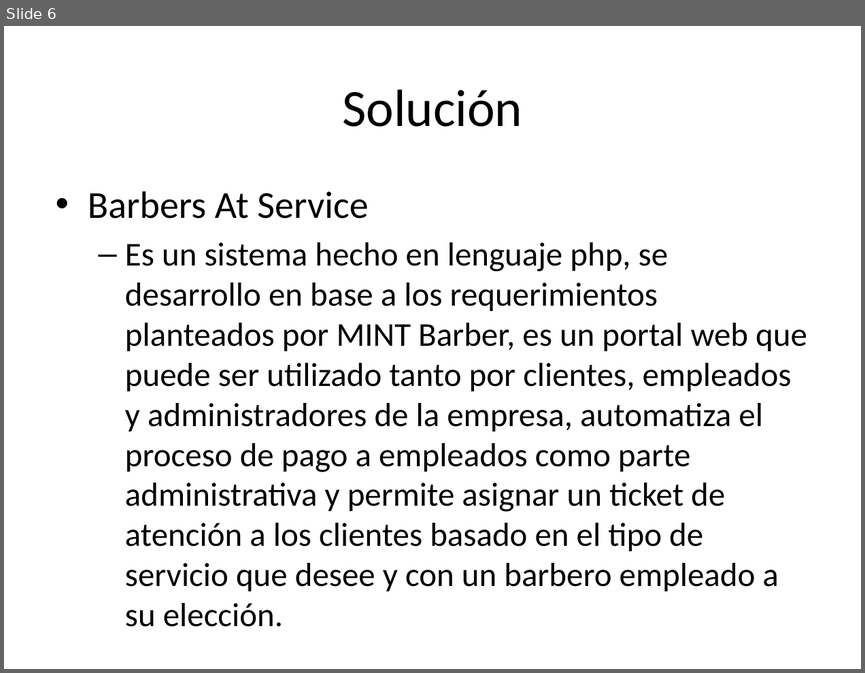
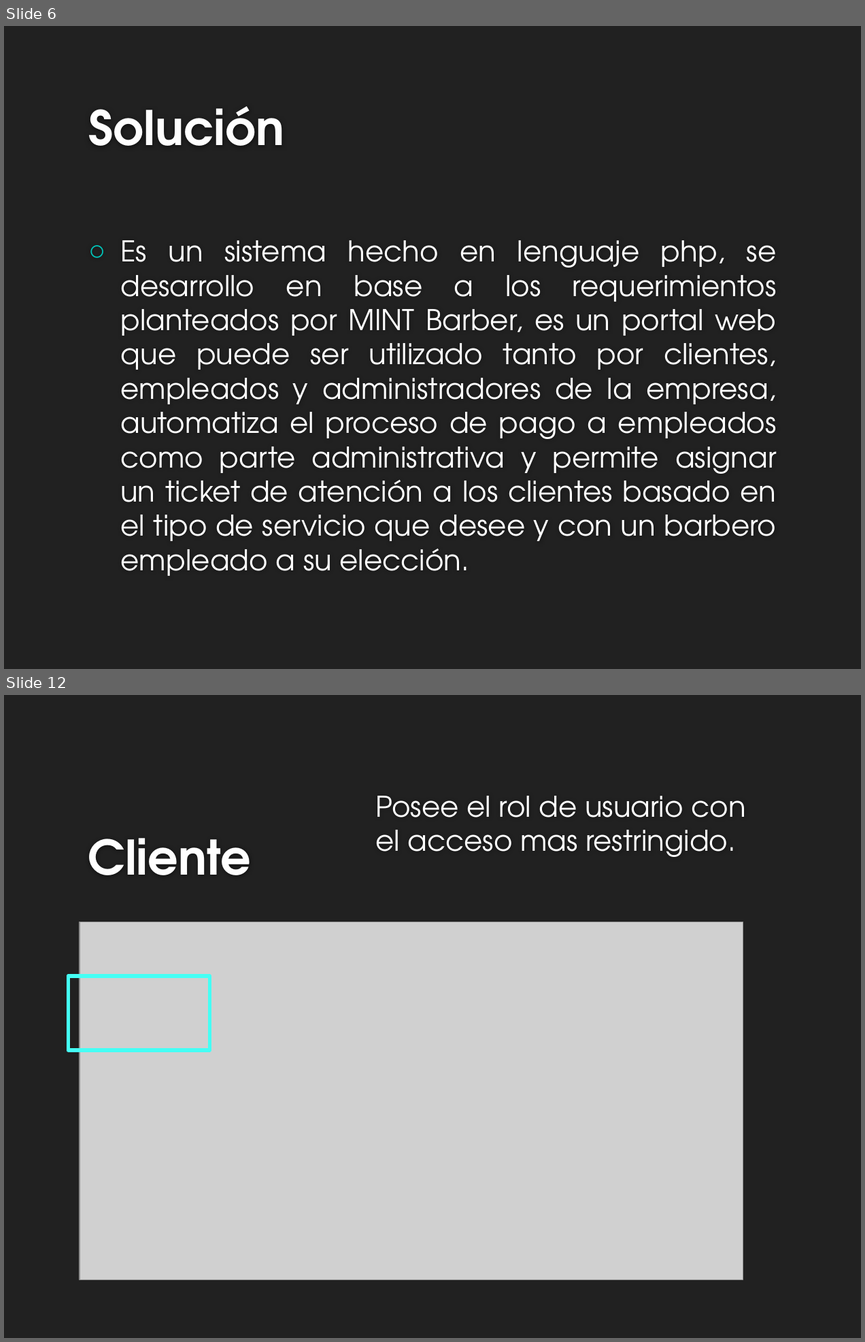
Before and after one commit to esalazarmasaya/BarbersAtService, a slide deck: Presentación Barbers at Service.pptx. Shown one above the other, each under a label of ours: slide 6 before the commit, slides 6 and 12 after it; the slides between them are not shown. The pictures are 865x673 and 865x1342 pixels, drawn with LibreOffice and Linux fonts; fonts in the diff are those of the drawing; grey boxes stand for pictures; background and template pictures are left out. Boxes give left, top, right and bottom in pixels: in the first picture for what was removed or moved away, otherwise in the second. Text is boxed around its words. In the diff, an @@ line names an element or a change of style, - is before the commit and + after.

Commit message:
Como va ;)

```diff
--- a/Presentación Barbers at Service.pptx
+++ b/Presentación Barbers at Service.pptx
@@ slide 12 added at (x1=4, y1=695, x2=861, y2=1338), background #212121 @@
@@ text added at (x1=375, y1=796, x2=745, y2=857), 24 pt, text #FFFFFF @@
+Posee el rol de usuario con el acceso mas restringido.
@@ title added at (x1=88, y1=838, x2=252, y2=875), 40 pt, text #FEFEFE, bold @@
+Cliente
@@ picture added at (x1=79, y1=922, x2=742, y2=1279) @@
@@ rectangle added at (x1=68, y1=976, x2=209, y2=1051), outline #44FFF5 3 pt @@
@@ slide 6 changed as well @@
@@ background #FFFFFF to #212121 @@
@@ title "Solución" moved from (x1=342, y1=89, x2=522, y2=127) to (x1=88, y1=106, x2=284, y2=146) @@
@@ title "Solución" at (x1=88, y1=106, x2=284, y2=146): size 44 to 40 pt, font Calibri to TeX Gyre Adventor, text colour #000000 to #FEFEFE, bold on; alignment centre to left; vertical alignment middle to bottom @@
@@ text at (x1=88, y1=191, x2=368, y2=218): paragraph removed @@
-• Barbers At Service
@@ text "Es un sistema hecho en ..." moved from (x1=88, y1=191, x2=807, y2=591) to (x1=120, y1=240, x2=776, y2=575) @@
@@ text "Es un sistema hecho en ..." at (x1=120, y1=240, x2=776, y2=575): size 28 to 24 pt, font Calibri to TeX Gyre Adventor, text colour #000000 to #FFFFFF; alignment left to justified; bullet – to ○; list level 2 to 1 in "Es un sistema hecho en ..."; vertical alignment top to middle @@
```
Also in this commit, not shown: 5 other slides changed, 8 other slides added, 8 other files.
